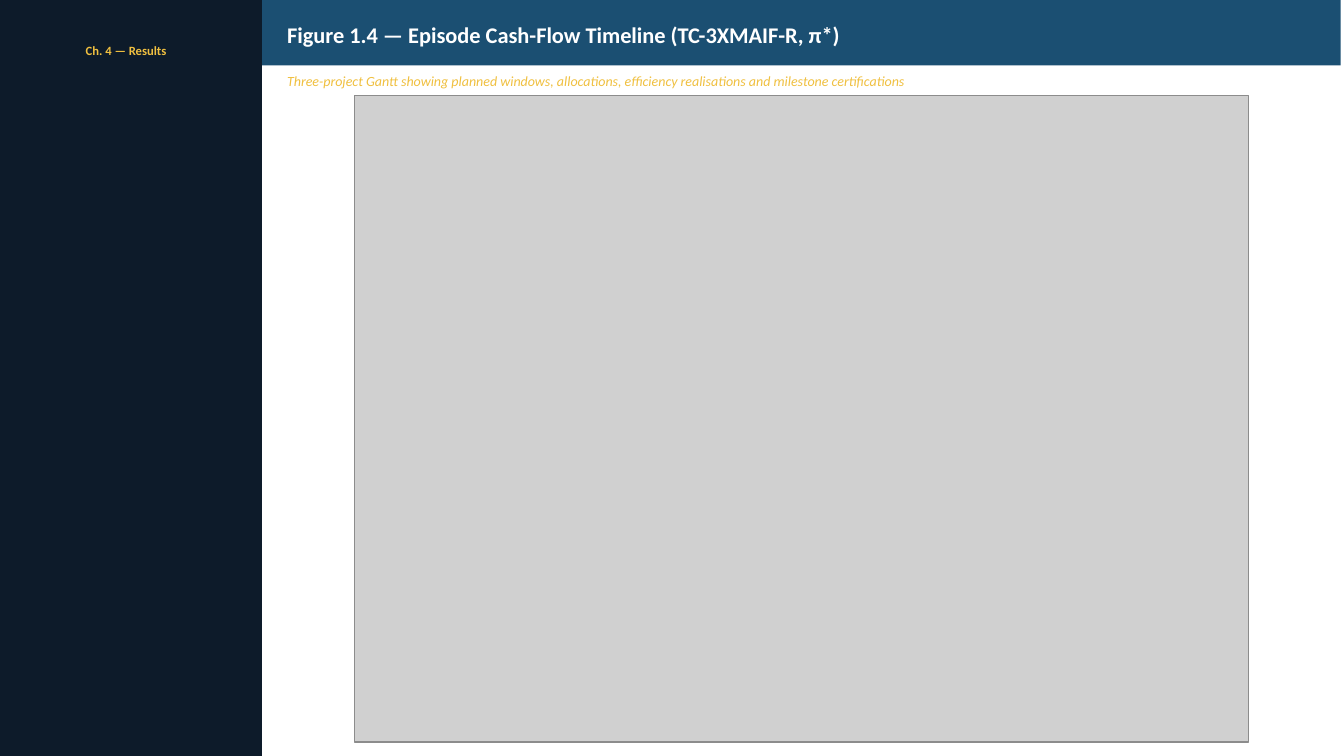
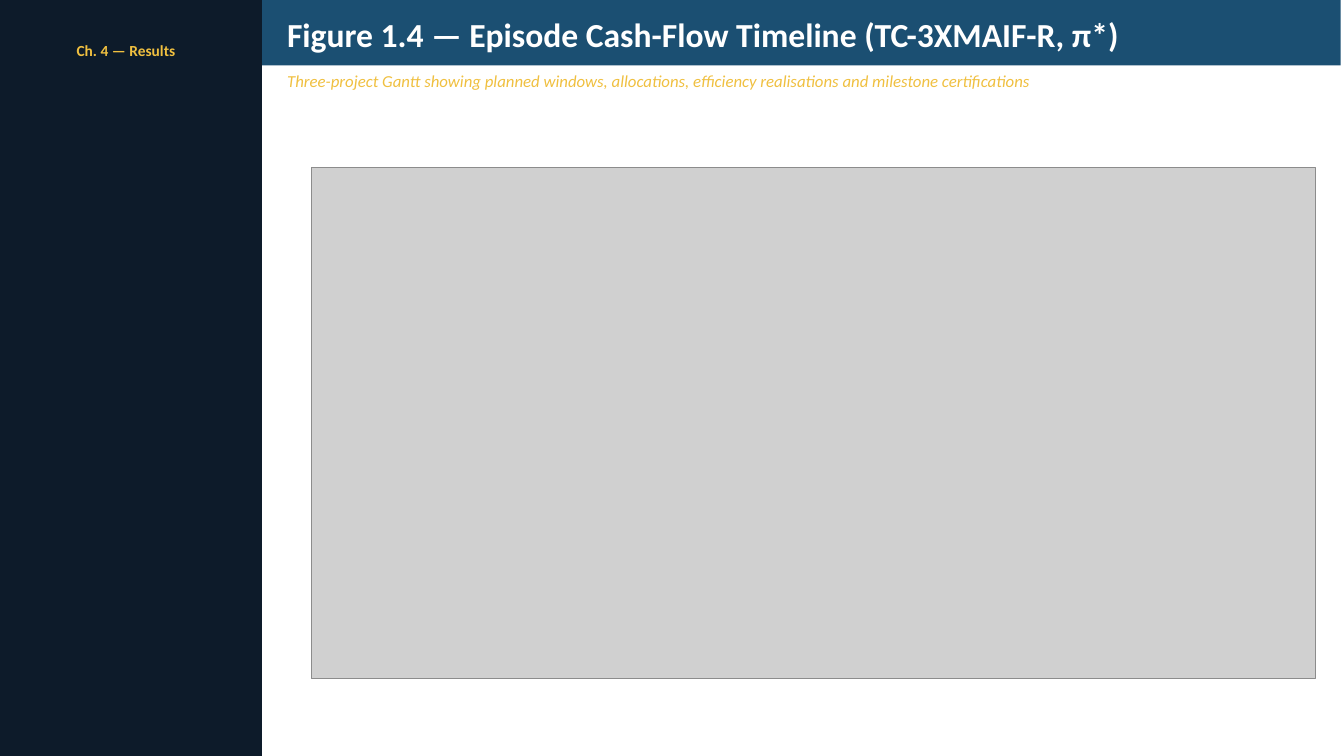
Before and after one commit to UDynamic/PPO-project-portfolio-budgeting-AI-agent, a slide deck: slide 11 of docs/pp_presentation/thesis_presentation.pptx. Drawn at 1344x756 pixels with LibreOffice and Linux fonts; fonts in the diff are those of the drawing; grey boxes stand for pictures. Boxes give left, top, right and bottom in pixels: in the first picture for what was removed or moved away, otherwise in the second. Text is boxed around its words. In the diff, an @@ line names an element or a change of style, - is before the commit and + after.

```diff
--- a/docs/pp_presentation/thesis_presentation.pptx
+++ b/docs/pp_presentation/thesis_presentation.pptx
@@ text "Figure 1.4 — Episode Cash-Flow ..." at [287,22,1119,53]: size 16 to 24 pt @@
@@ text "Ch. 4 — Results" at [77,45,175,56]: size 9 to 11 pt @@
@@ text "Three-project Gantt showing planned windows, ..." at [287,75,1029,90]: size 10 to 12 pt @@
@@ picture: place and size @@
-picture at [355,96,1249,742]
+picture at [312,167,1316,679]
```
Also in this commit, not shown: 16 other slides changed, 1 other file.
